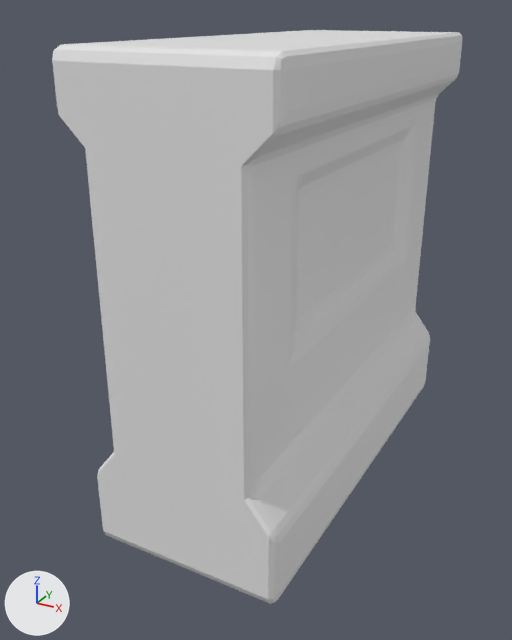
A saved change to the Blender file env_wallwWndow_melissaLiao_01.blend.
One viewpoint serves both versions: a camera (50 mm lens) standing at (26.24, 4.24, 8.27) and looking at (20.72, 14.27, 3.26). Every picture has the same lights, and +X, +Y and +Z are marked at lower left. The picture after the commit comes second.
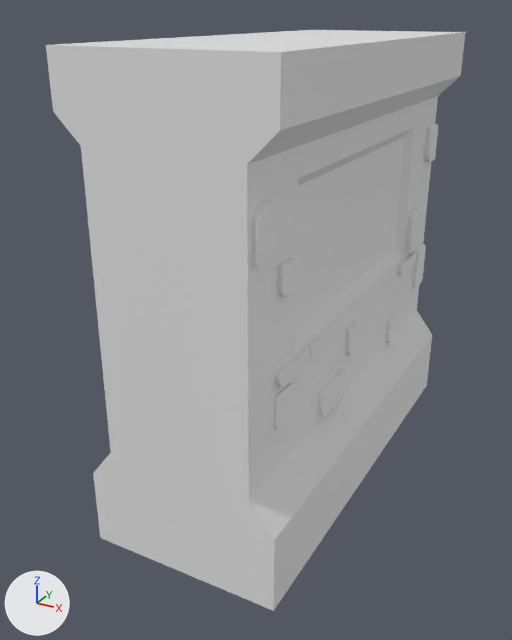
Commit message: curved bricks

The change, as a list of edits to the scene's bpy script:
```text
Change me_cube_001:
    used by ob_cube; location = (21.15, 14.93, 4.09); scale = (1.6, 3.82, 3.77)
    remove me_cube_001.from_pydata(...)  # 208 vertices, 206 faces; spans x 0.0..1.0, y -1.0..1.0, z -1.0..1.0
    add me_cube_001.from_pydata(...)  # 1750 vertices, 1704 faces; spans x 0.0..1.0, y -1.0..1.0, z -1.0..1.0
    me_cube_001 part 1: 1542 vertices added at x 0.0..1.0, y -1.0..1.0, z -1.0..1.0
```

Where the change shows, as pixel boxes [x1, y1, x2, y2] in the pictures (512 x 640 px):
'Cube', reshaped
    before: [52, 30, 462, 604]
    after: [46, 30, 466, 611]
part 1 of me_cube_001, added
    after: [54, 30, 466, 610]
